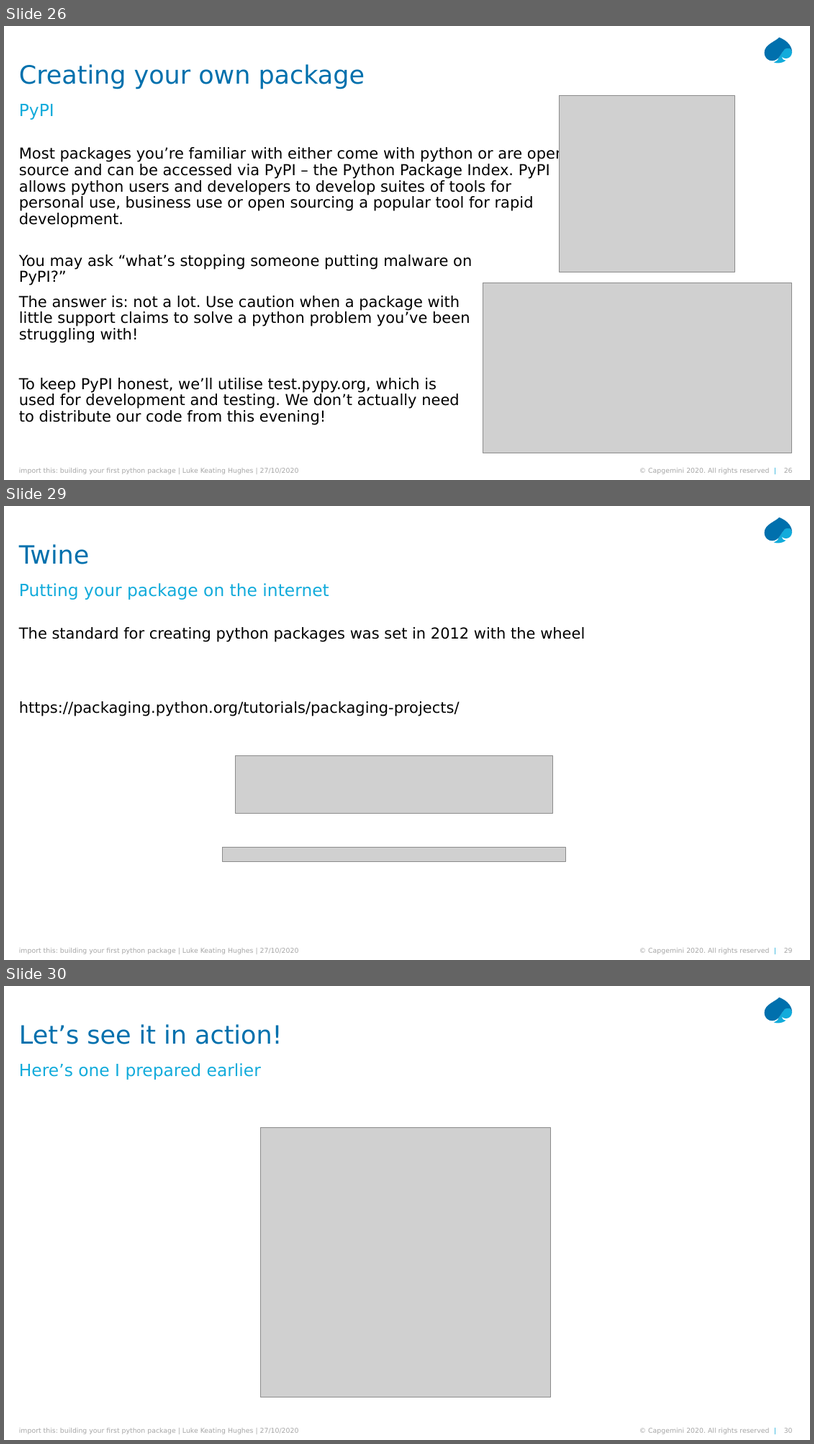
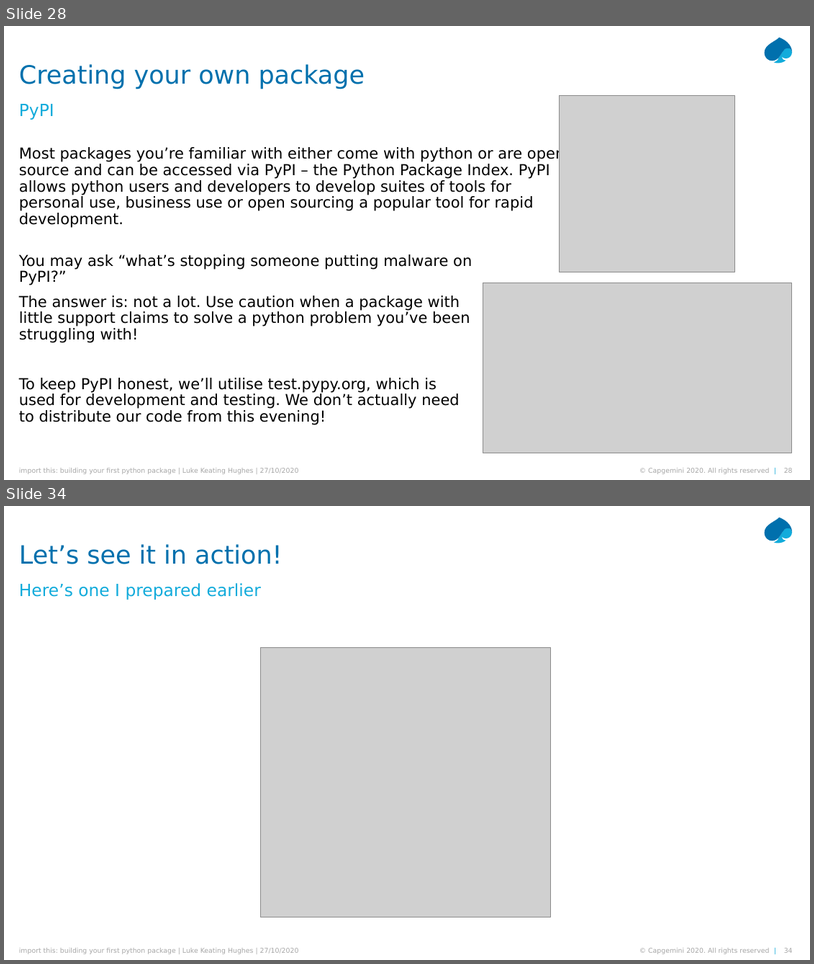
Before and after one commit to lukekh/Cards, a slide deck: Presentation/import_this.pptx. Shown one above the other, each under a label of ours: slides 26, 29 and 30 before the commit, slides 28 and 34 after it; the slides between them are not shown. The pictures are 814x1444 and 814x964 pixels, drawn with LibreOffice and Linux fonts; fonts in the diff are those of the drawing; grey boxes stand for pictures. Boxes give left, top, right and bottom in pixels: in the first picture for what was removed or moved away, otherwise in the second. Text is boxed around its words. In the diff, an @@ line names an element or a change of style, - is before the commit and + after.

```diff
--- a/Presentation/import_this.pptx
+++ b/Presentation/import_this.pptx
@@ slide 29 removed at [4, 506, 810, 960], background #FFFFFF; not listed: 5 template elements that a slide beside it also shows @@
@@ title removed at [19, 544, 90, 564] @@
-Twine
@@ text removed at [19, 583, 329, 600] @@
-Putting your package on the internet
@@ text removed at [19, 627, 585, 716] @@
-The standard for creating python packages was set in 2012 with the wheel
-https://packaging.python.org/tutorials/packaging-projects/
@@ picture removed at [235, 756, 553, 813] @@
@@ picture removed at [222, 847, 566, 862] @@
@@ what was slide 26 is now slide 28 @@
@@ what was slide 30 is now slide 34 @@
```
Also in this commit, not shown: 3 slides changed, 5 slides added, 3 other files.
